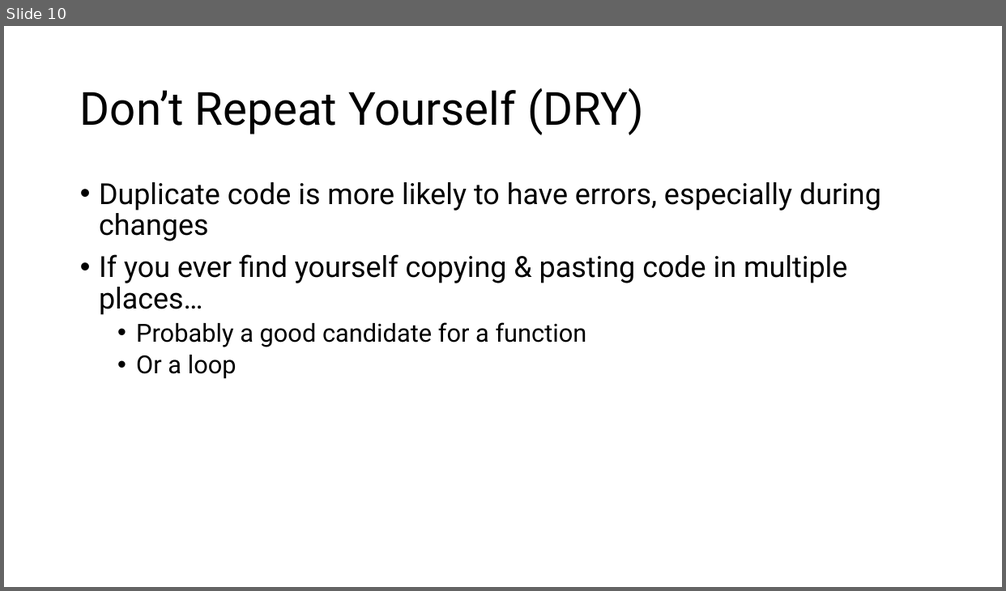
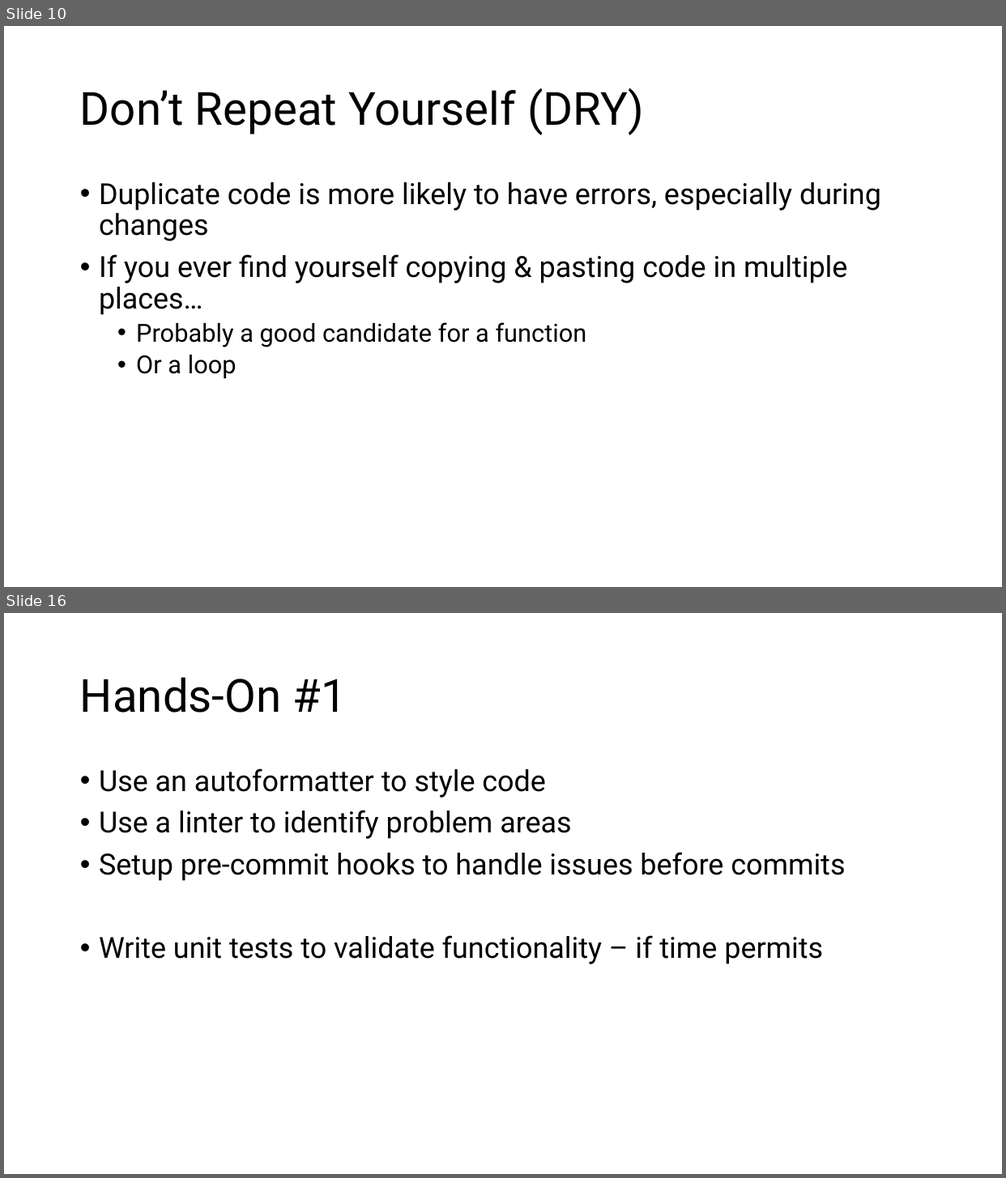
Before and after one commit to CyberDave80/AI2C-Prereqs, a slide deck: lesson09/Clean Code/Writing Clean Code.pptx. Shown one above the other, each under a label of ours: slide 10 before the commit, slides 10 and 16 after it; the slides between them are not shown. The pictures are 1006x591 and 1006x1178 pixels, drawn with LibreOffice and Linux fonts; fonts in the diff are those of the drawing. Boxes give left, top, right and bottom in pixels: in the first picture for what was removed or moved away, otherwise in the second. Text is boxed around its words. In the diff, an @@ line names an element or a change of style, - is before the commit and + after.

```diff
--- a/lesson09/Clean Code/Writing Clean Code.pptx
+++ b/lesson09/Clean Code/Writing Clean Code.pptx
@@ slide 16 added at <box>4,613,1002,1174</box>, background #FFFFFF @@
@@ title added at <box>80,677,347,713</box>, 44 pt, text #000000 @@
+Hands-On #1
@@ text added at <box>99,769,845,965</box>, 28 pt, text #000000 @@
+• Use an autoformatter to style code
+• Use a linter to identify problem areas
+• Setup pre-commit hooks to handle issues before commits
+• Write unit tests to validate functionality – if time permits
```
Also in this commit, not shown: 4 slides changed, 2 slides removed, 1 other file.
